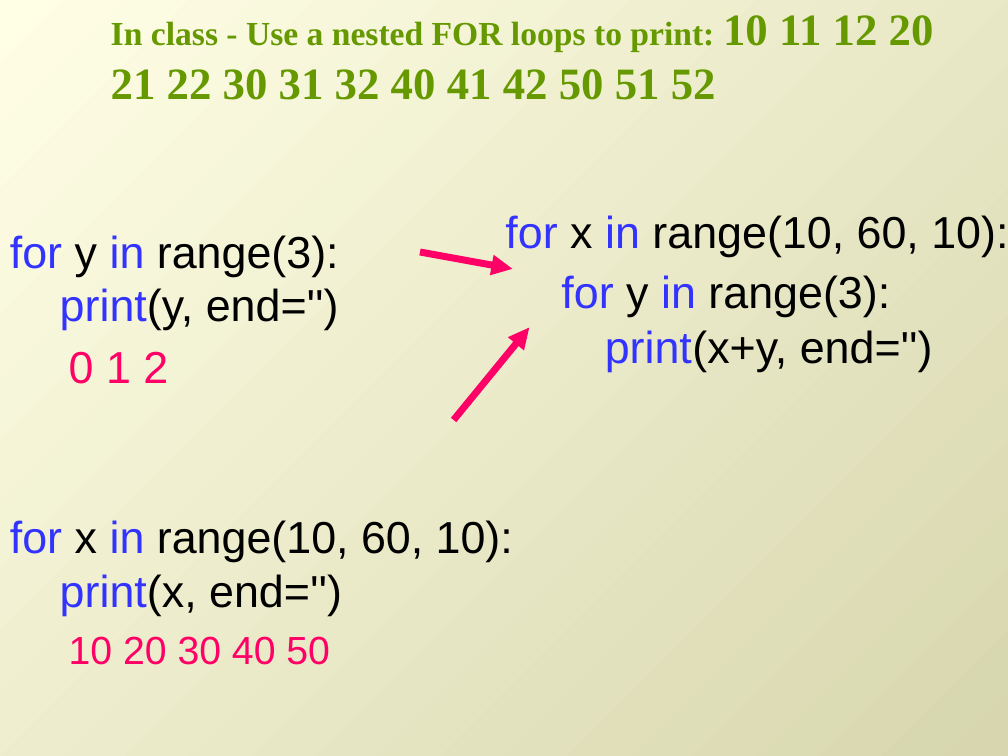
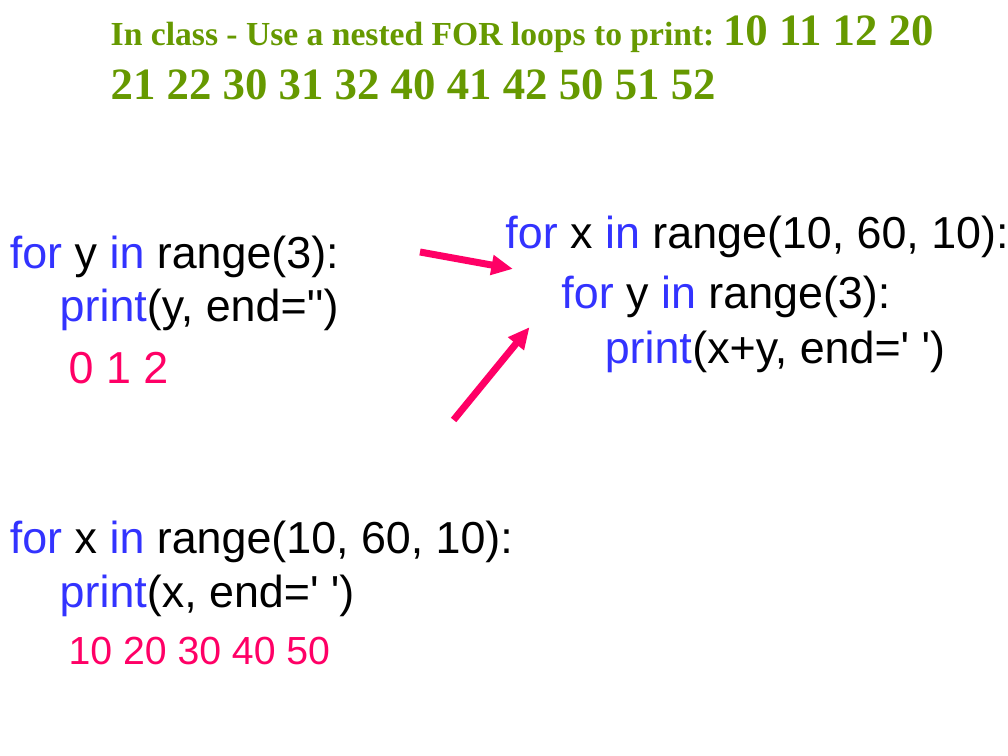
Before and after one commit to lgtateos/gis540, a slide deck: slide 12 of slides/looping2.pptx. Drawn at 1008x756 pixels with LibreOffice and Linux fonts; fonts in the diff are those of the drawing. Boxes give left, top, right and bottom in pixels: in the first picture for what was removed or moved away, otherwise in the second. Text is boxed around its words. In the diff, an @@ line names an element or a change of style, - is before the commit and + after.

```diff
--- a/slides/looping2.pptx
+++ b/slides/looping2.pptx
@@ background gradient #FFFFE6 to #D7D6AE to #FFFFFF @@
@@ text at (x1=605, y1=330, x2=909, y2=372): spaces changed @@
-print(x+y, end='')
+print(x+y, end=' ')
@@ text at (x1=60, y1=574, x2=318, y2=616): spaces changed @@
-print(x, end='')
+print(x, end=' ')
```
Also in this commit, not shown: 35 other slides changed.
